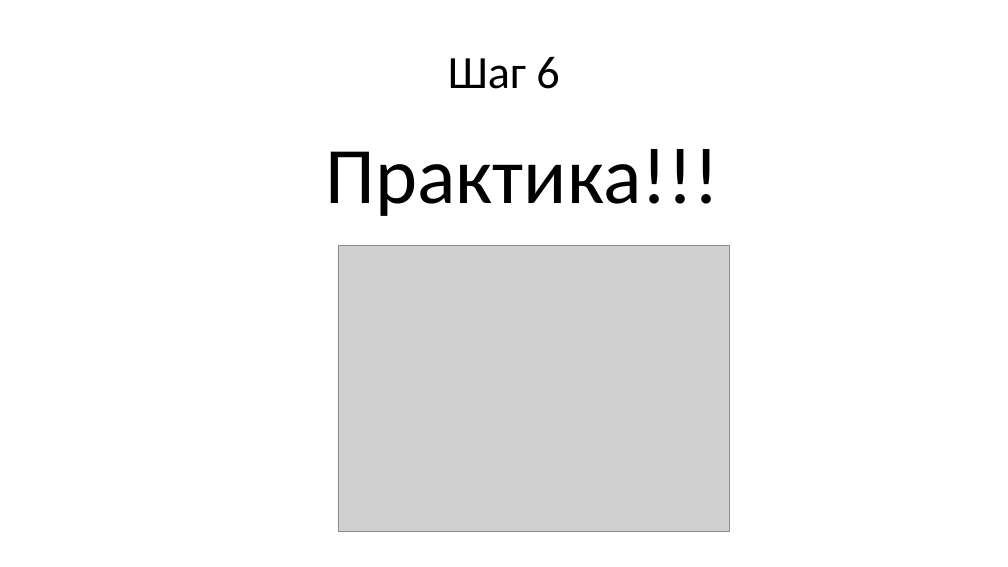
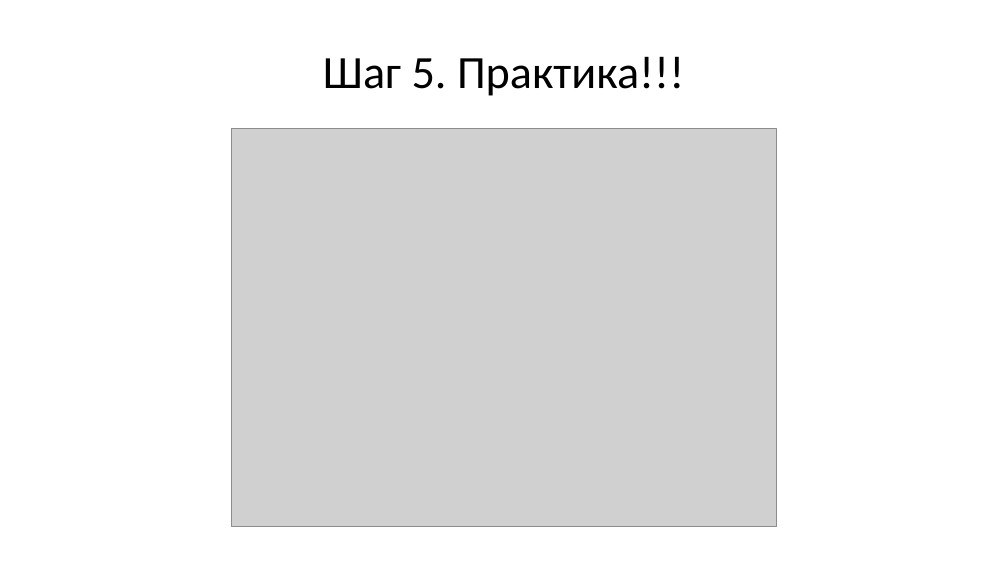
Before and after one commit to maxchv/LearnPython, a slide deck: slide 20 of webminar.pptx (slide 28 before the commit). Drawn at 1008x567 pixels with LibreOffice and Linux fonts; fonts in the diff are those of the drawing; grey boxes stand for pictures. Boxes give left, top, right and bottom in pixels: in the first picture for what was removed or moved away, otherwise in the second. Text is boxed around its words. In the diff, an @@ line names an element or a change of style, - is before the commit and + after.

```diff
--- a/webminar.pptx
+++ b/webminar.pptx
@@ title at (323,56,684,96): text changed @@
-Шаг 6
+Шаг 5. Практика!!!
@@ picture: place and size @@
-picture at (338,246,729,532)
+picture at (232,129,777,526)
@@ text removed at (326,149,719,216) @@
-Практика!!!
```
Also in this commit, not shown: 12 other slides changed, 4 slides added, 12 slides removed.
